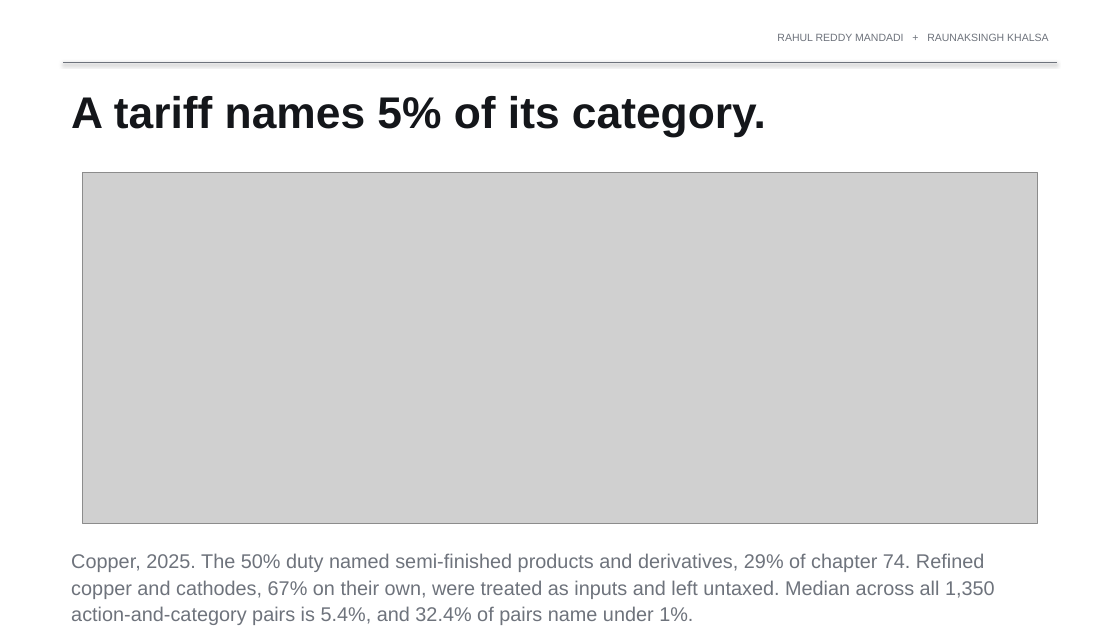
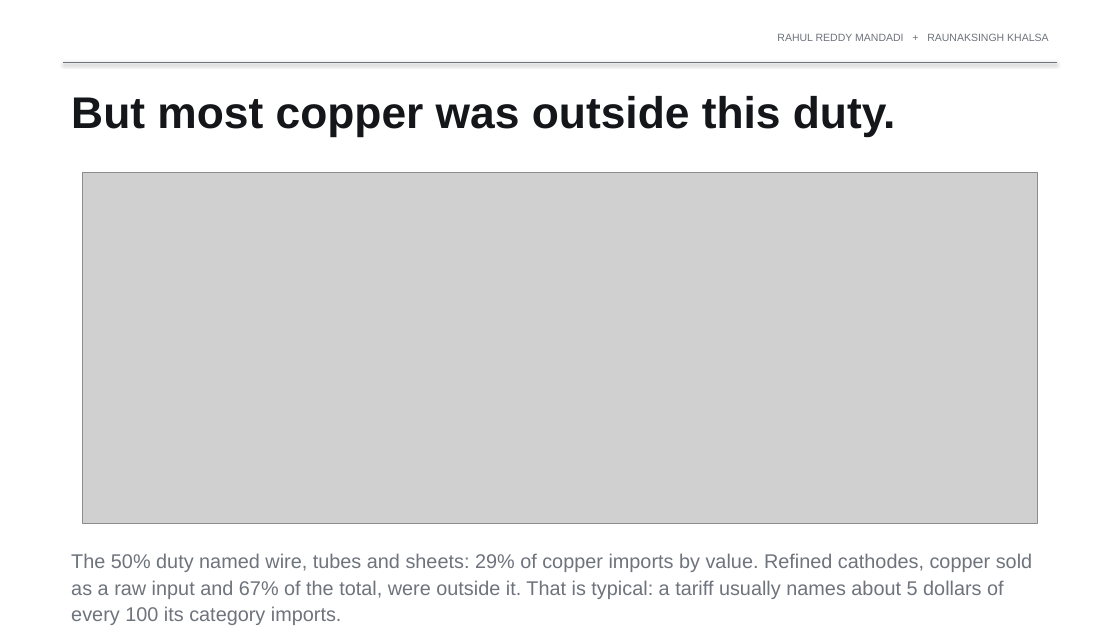
Before and after one commit to rahul-mandadi/tariff-rush, a slide deck: slide 3 of slides/Mandadi_Khalsa_Presentation2.pptx (slide 4 before the commit). Drawn at 1120x630 pixels with LibreOffice and Linux fonts; fonts in the diff are those of the drawing; grey boxes stand for pictures. Boxes give left, top, right and bottom in pixels: in the first picture for what was removed or moved away, otherwise in the second. Text is boxed around its words. In the diff, an @@ line names an element or a change of style, - is before the commit and + after.

```diff
--- a/slides/Mandadi_Khalsa_Presentation2.pptx
+++ b/slides/Mandadi_Khalsa_Presentation2.pptx
@@ text at (71, 96, 896, 136): text changed @@
-A tariff names 5% of its category.
+But most copper was outside this duty.
@@ text at (71, 553, 1032, 625): text changed @@
-Copper, 2025. The 50% duty named semi-finished products and derivatives, 29% of chapter 74. Refined copper and cathodes, 67% on their own, were treated as inputs and left untaxed. Median across all 1,350 action-and-category pairs is 5.4%, and 32.4% of pairs name under 1%.
+The 50% duty named wire, tubes and sheets: 29% of copper imports by value. Refined cathodes, copper sold as a raw input and 67% of the total, were outside it. That is typical: a tariff usually names about 5 dollars of every 100 its category imports.
```
Also in this commit, not shown: 3 other slides changed, 7 slides added, 5 slides removed, 6 other files.
